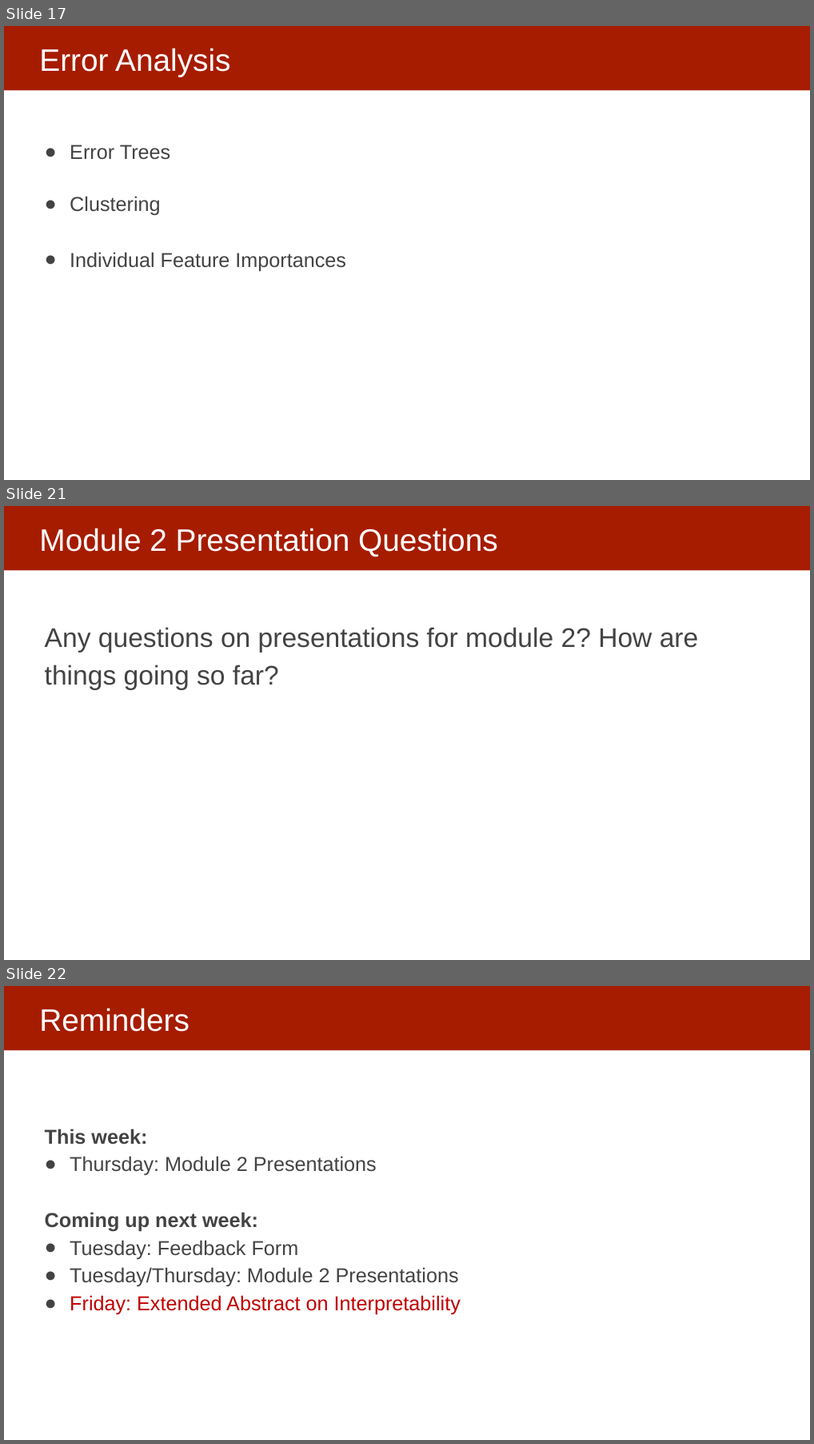
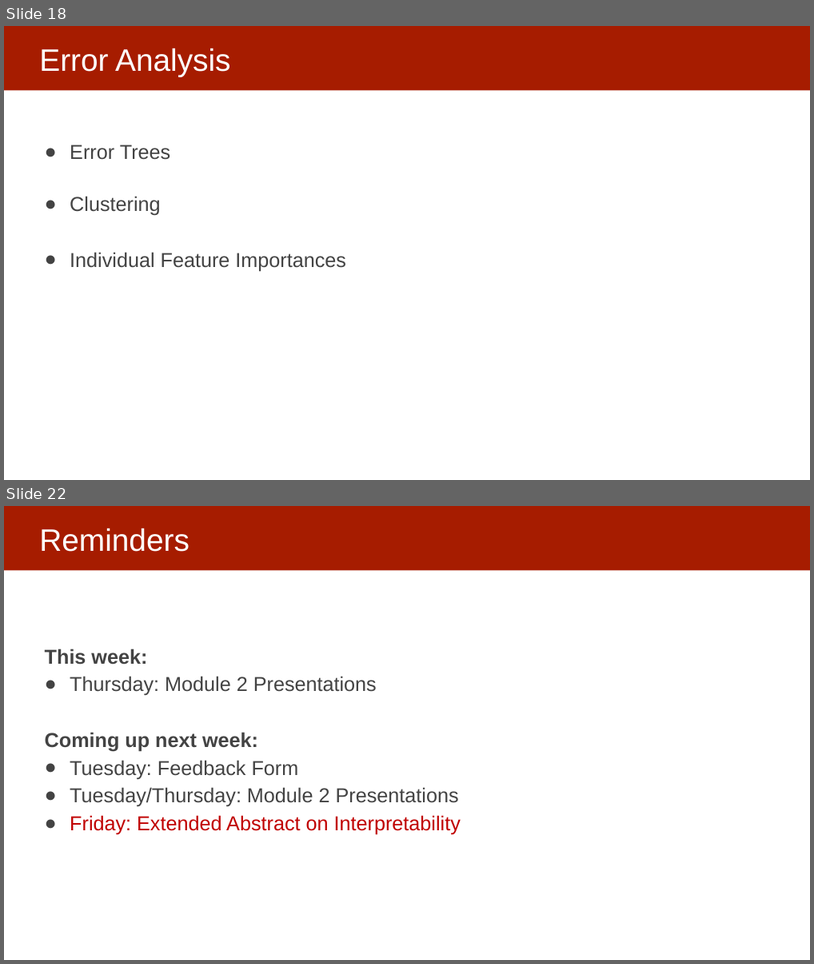
Before and after one commit to dssg/MLinPractice, a slide deck: Lectures/Lecture14-UnderstandingModels.pptx. Shown one above the other, each under a label of ours: slides 17, 21 and 22 before the commit, slides 18 and 22 after it; the slides between them are not shown. The pictures are 814x1444 and 814x964 pixels, drawn with LibreOffice and Linux fonts; fonts in the diff are those of the drawing. Boxes give left, top, right and bottom in pixels: in the first picture for what was removed or moved away, otherwise in the second. Text is boxed around its words. In the diff, an @@ line names an element or a change of style, - is before the commit and + after.

```diff
--- a/Lectures/Lecture14-UnderstandingModels.pptx
+++ b/Lectures/Lecture14-UnderstandingModels.pptx
@@ slide 21 removed at box(4, 506, 810, 960), background #FFFFFF; not listed: 1 template element that a slide beside it also shows @@
@@ title removed at box(39, 528, 498, 556) @@
-Module 2 Presentation Questions
@@ text removed at box(45, 627, 699, 690) @@
-Any questions on presentations for module 2? How are things going so far?
@@ what was slide 17 is now slide 18 @@
```
Also in this commit, not shown: 7 slides changed, 2 slides added, 1 other slide removed, 1 other file.
